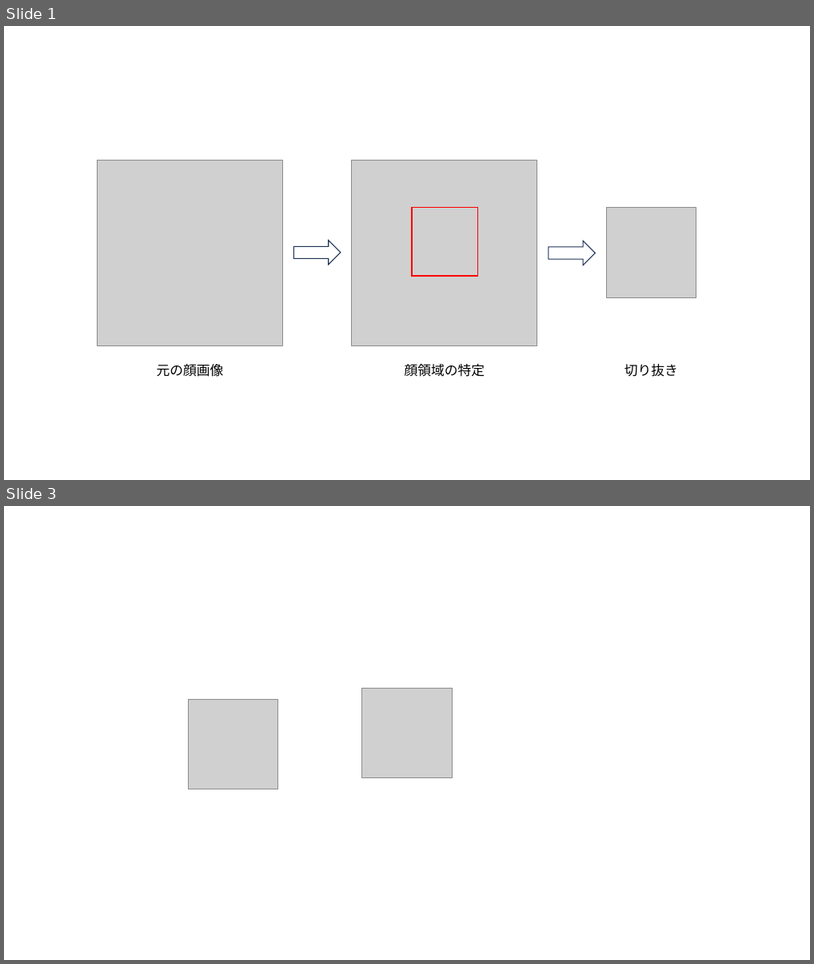
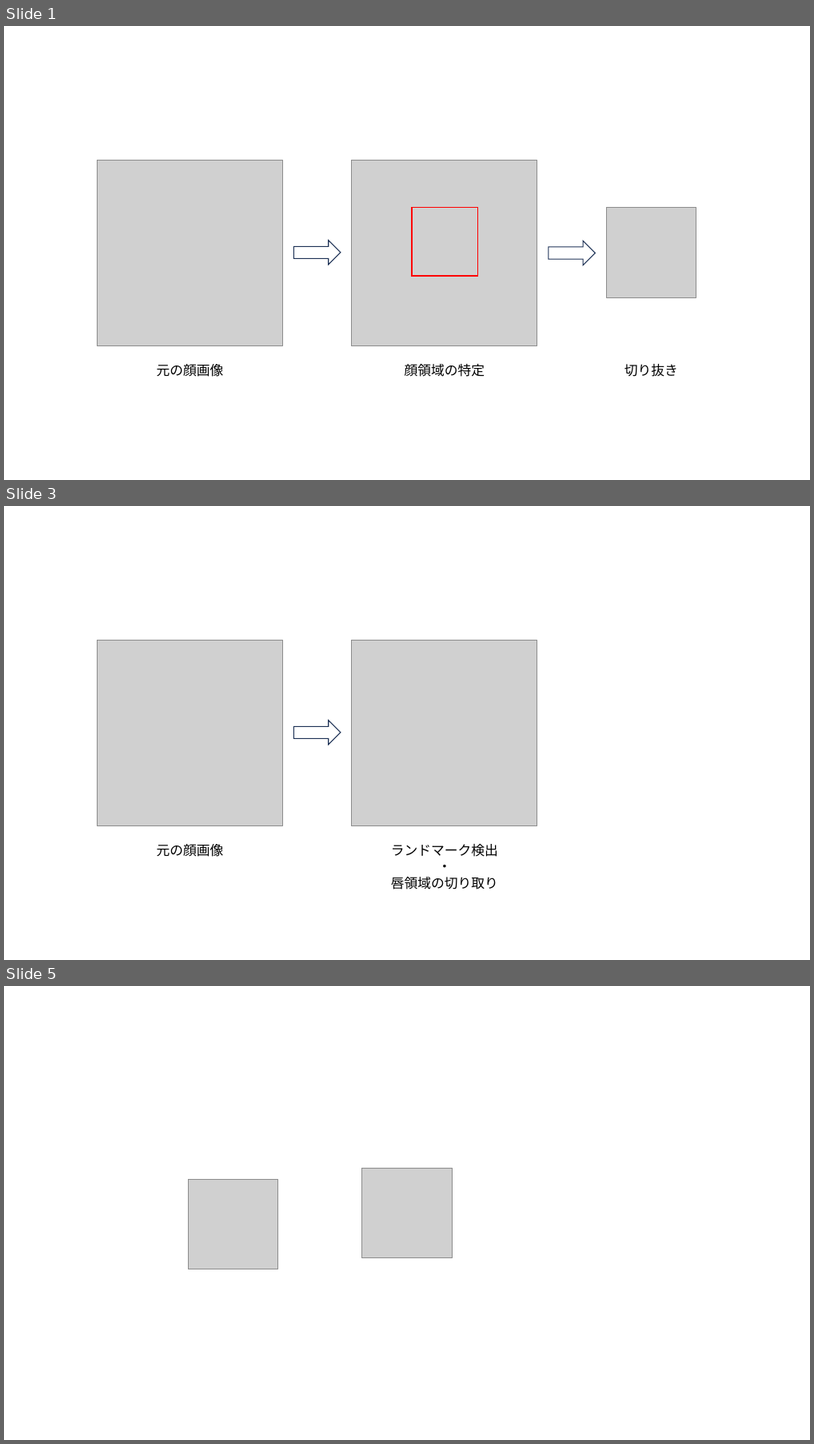
Before and after one commit to yuu5322/sci23, a slide deck: 修論の図.pptx. Shown one above the other, each under a label of ours: slides 1 and 3 before the commit, slides 1, 3 and 5 after it; the slides between them are not shown. The pictures are 814x964 and 814x1444 pixels, drawn with LibreOffice and Linux fonts; fonts in the diff are those of the drawing; grey boxes stand for pictures. Boxes give left, top, right and bottom in pixels: in the first picture for what was removed or moved away, otherwise in the second. Text is boxed around its words. In the diff, an @@ line names an element or a change of style, - is before the commit and + after.

```diff
--- a/修論の図.pptx
+++ b/修論の図.pptx
@@ slide 3 added at [4,506,810,960], background #FFFFFF @@
@@ picture added at [97,640,283,826] @@
@@ picture added at [352,640,538,826] @@
@@ right arrow added at [294,720,340,744], fill #FFFFFF, outline #1E3256 1 pt @@
@@ text added at [157,844,224,856], 16 pt, text #000000 @@
+元の顔画像
@@ text added at [391,844,498,889], 16 pt, text #000000 @@
+ランドマーク検出
+・
+唇領域の切り取り
@@ what was slide 3 is now slide 5 @@
```
Also in this commit, not shown: 1 slide changed, 1 other slide added, 1 other file.
